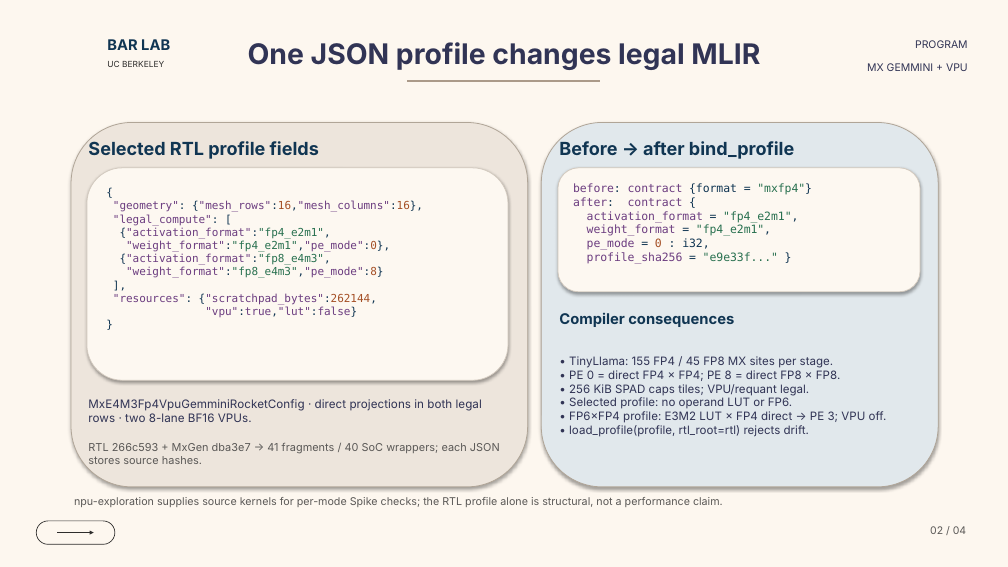
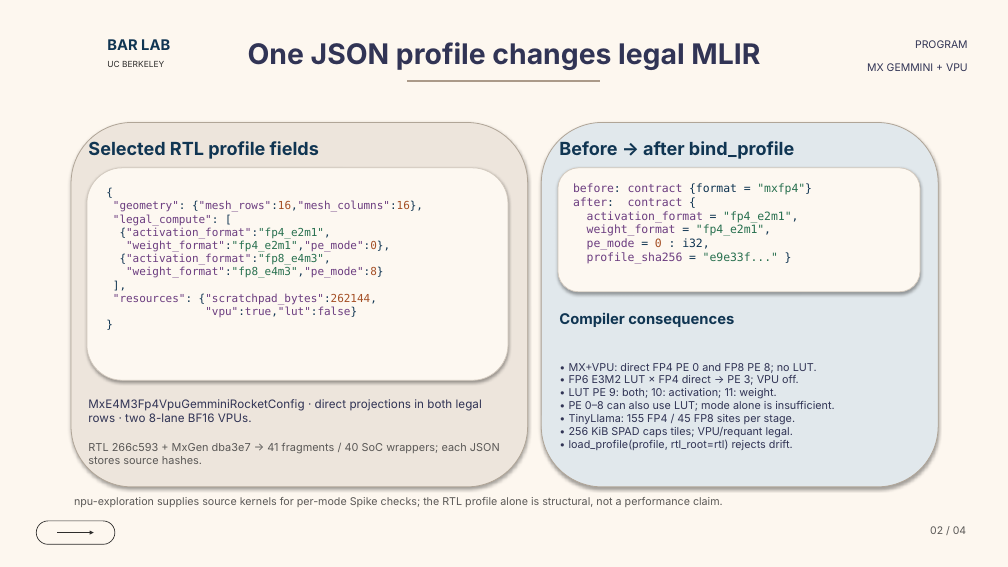
Before and after one commit to ucb-bar/mx-gemmini-mlir, a slide deck: slide 2 of docs/presentations/mx_gemmini_dialect_overview.pptx. Drawn at 1008x567 pixels with LibreOffice and Linux fonts; fonts in the diff are those of the drawing; background and template pictures are left out. Boxes give left, top, right and bottom in pixels: in the first picture for what was removed or moved away, otherwise in the second. Text is boxed around its words. In the diff, an @@ line names an element or a change of style, - is before the commit and + after.

Commit message:
Clarify LUT PE modes on configuration slide

```diff
--- a/docs/presentations/mx_gemmini_dialect_overview.pptx
+++ b/docs/presentations/mx_gemmini_dialect_overview.pptx
@@ text at (x1=569, y1=363, x2=834, y2=425): text changed; size 11 to 10.3 pt @@
-• TinyLlama: 155 FP4 / 45 FP8 MX sites per stage.
-• PE 0 = direct FP4 × FP4; PE 8 = direct FP8 × FP8.
+• MX+VPU: direct FP4 PE 0 and FP8 PE 8; no LUT.
+• FP6 E3M2 LUT × FP4 direct → PE 3; VPU off.
+• LUT PE 9: both; 10: activation; 11: weight.
+• PE 0–8 can also use LUT; mode alone is insufficient.
+• TinyLlama: 155 FP4 / 45 FP8 sites per stage.
@@ text at (x1=569, y1=397, x2=887, y2=423): paragraphs removed @@
-• Selected profile: no operand LUT or FP6.
-• FP6×FP4 profile: E3M2 LUT × FP4 direct → PE 3; VPU off.
@@ text at (x1=569, y1=427, x2=793, y2=450): size 11 to 10.3 pt in "• 256 KiB SPAD caps tiles; VPU/requant ...", "• load_profile(profile, rtl_root=rtl) rejects drift." @@
```
Also in this commit, not shown: 1 other file.
